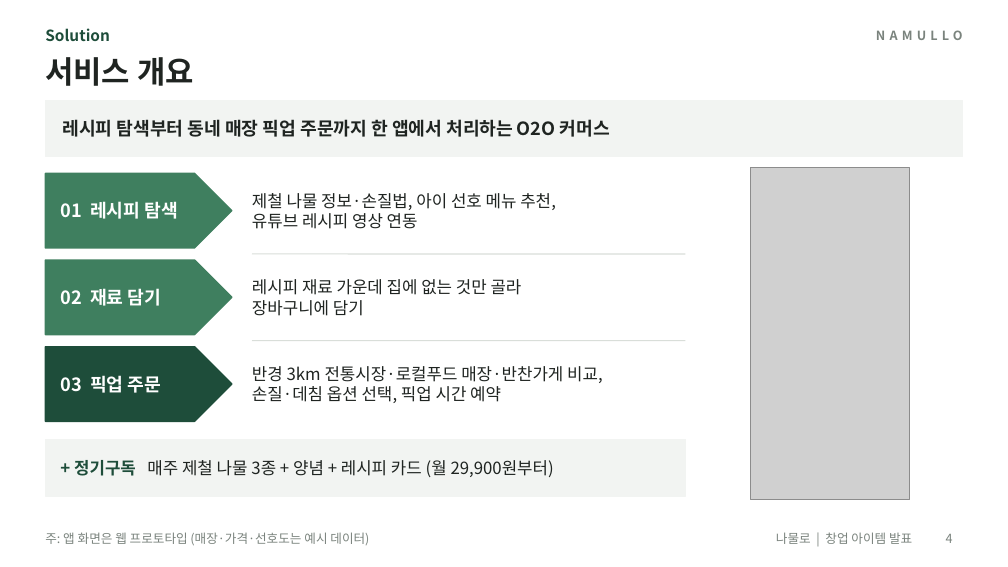
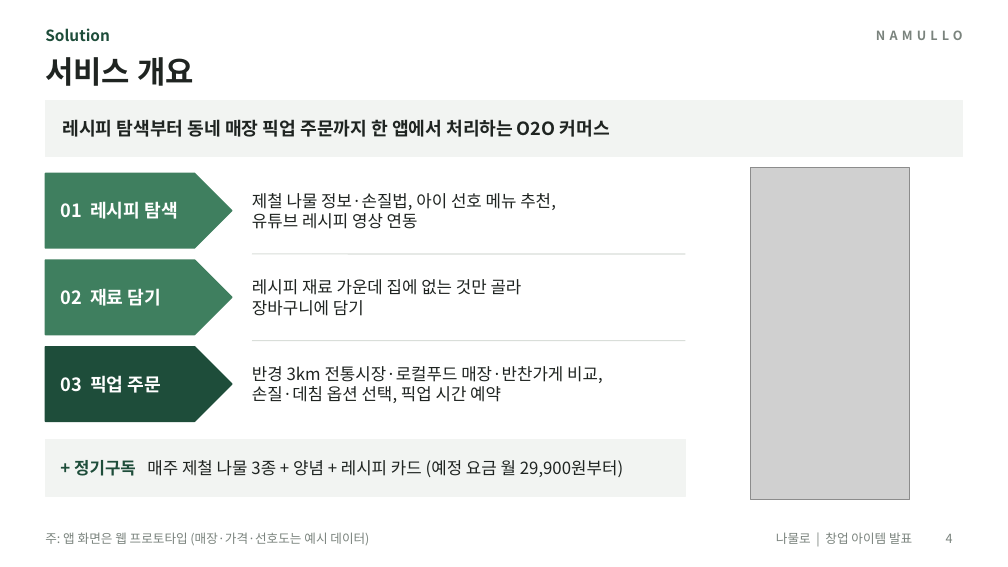
Before and after one commit to yonghoon7153-source/Yonghoon-DEM-DFT, a slide deck: slide 4 of namul-platform/02_발표자료_나물로.pptx. Drawn at 1008x567 pixels with LibreOffice and Linux fonts; fonts in the diff are those of the drawing; grey boxes stand for pictures. Boxes give left, top, right and bottom in pixels: in the first picture for what was removed or moved away, otherwise in the second. Text is boxed around its words. In the diff, an @@ line names an element or a change of style, - is before the commit and + after.

```diff
--- a/namul-platform/02_발표자료_나물로.pptx
+++ b/namul-platform/02_발표자료_나물로.pptx
@@ text at [74, 460, 623, 477]: text changed @@
-+ 정기구독 매주 제철 나물 3종 + 양념 + 레시피 카드 (월 29,900원부터)
++ 정기구독 매주 제철 나물 3종 + 양념 + 레시피 카드 (예정 요금 월 29,900원부터)
```
Also in this commit, not shown: 10 other slides changed, 19 other files.
